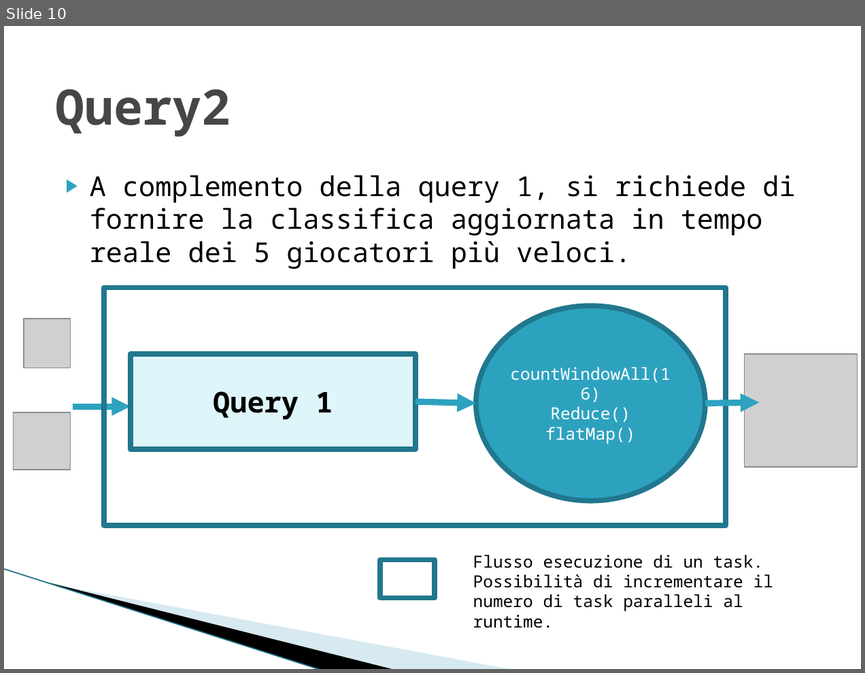
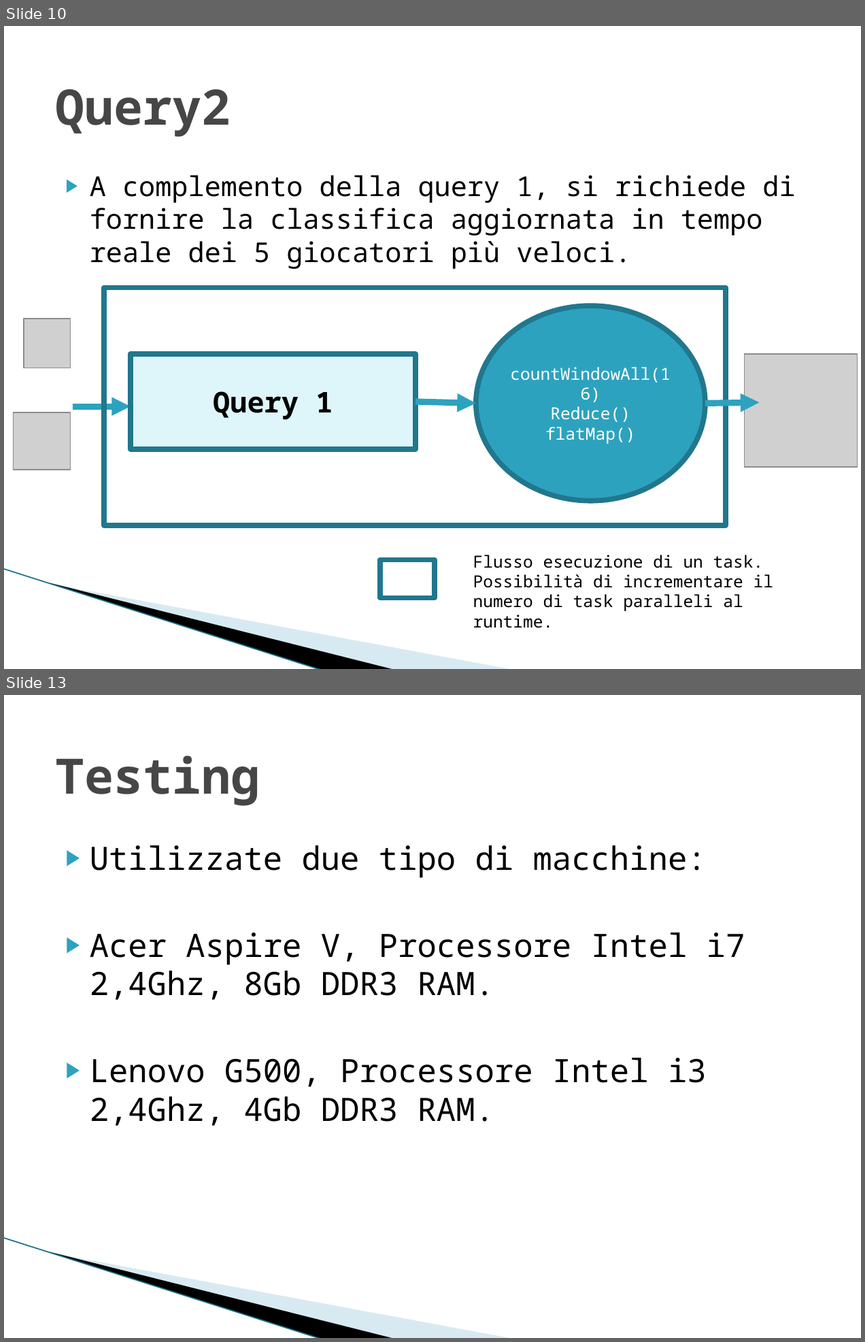
Before and after one commit to alexiey91/Flink, a slide deck: SABD2.pptx. Shown one above the other, each under a label of ours: slide 10 before the commit, slides 10 and 13 after it; the slides between them are not shown. The pictures are 865x673 and 865x1342 pixels, drawn with LibreOffice and Linux fonts; fonts in the diff are those of the drawing; grey boxes stand for pictures; background and template pictures are left out. Boxes give left, top, right and bottom in pixels: in the first picture for what was removed or moved away, otherwise in the second. Text is boxed around its words. In the diff, an @@ line names an element or a change of style, - is before the commit and + after.

```diff
--- a/SABD2.pptx
+++ b/SABD2.pptx
@@ slide 13 added at (4,695,861,1338), background #FFFFFF; not listed: 3 template elements that a slide beside it also shows @@
@@ title added at (55,756,260,806), 41 pt, text #464646, bold @@
+Testing
@@ text added at (90,845,745,1125), 27 pt, text #000000 @@
+▶ Utilizzate due tipo di macchine:
+▶ Acer Aspire V, Processore Intel i7 2,4Ghz, 8Gb DDR3 RAM.
+▶ Lenovo G500, Processore Intel i3 2,4Ghz, 4Gb DDR3 RAM.
```
Also in this commit, not shown: 1 slide changed, 21 other slides added, 1 slide removed.
